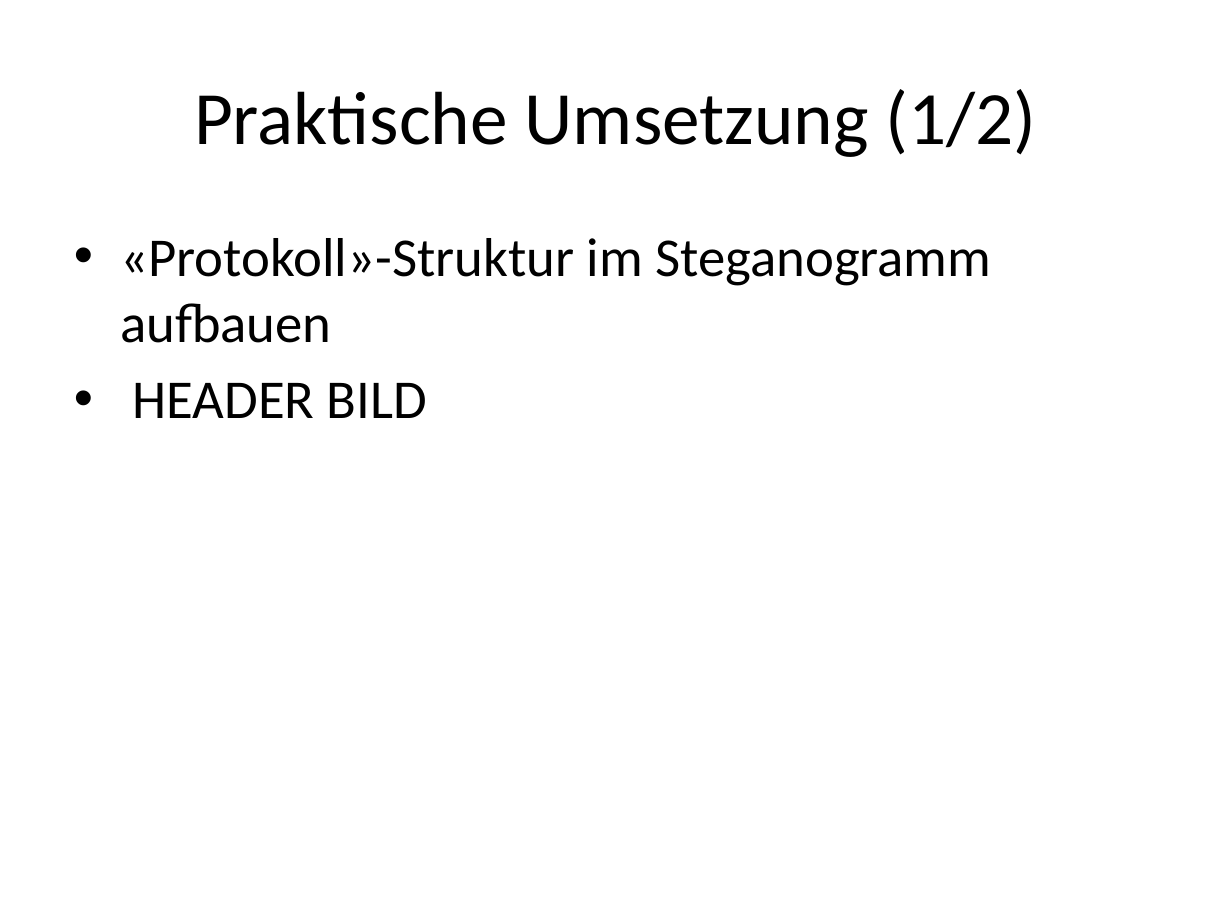
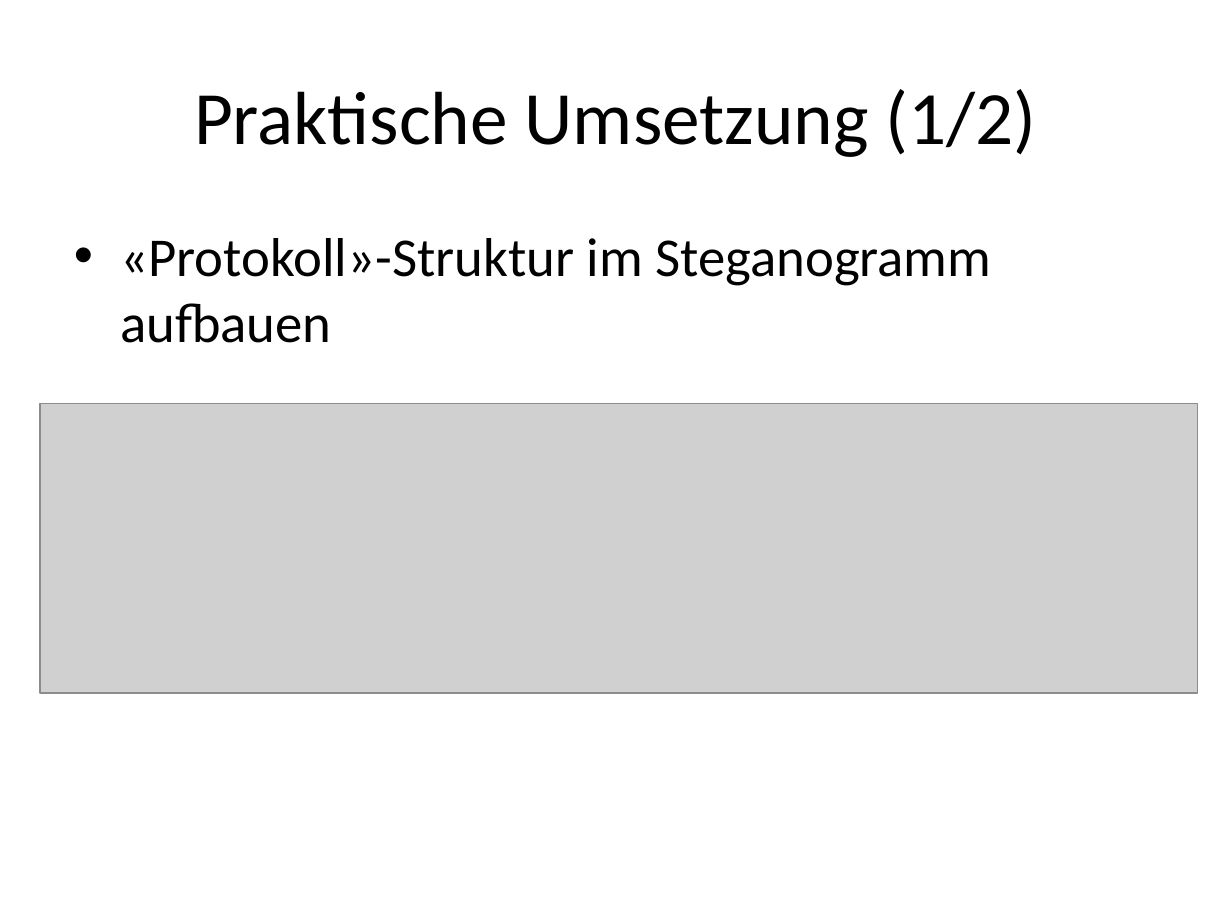
Before and after one commit to esterren/stegano, a slide deck: slide 5 of doc/Stegano-Praesentation.pptx. Drawn at 1232x924 pixels with LibreOffice and Linux fonts; fonts in the diff are those of the drawing; grey boxes stand for pictures. Boxes give left, top, right and bottom in pixels: in the first picture for what was removed or moved away, otherwise in the second. Text is boxed around its words. In the diff, an @@ line names an element or a change of style, - is before the commit and + after.

```diff
--- a/doc/Stegano-Praesentation.pptx
+++ b/doc/Stegano-Praesentation.pptx
@@ text at (x1=133, y1=383, x2=427, y2=418): paragraph removed @@
-• HEADER BILD
@@ picture added at (x1=41, y1=404, x2=1199, y2=694) @@
```
Also in this commit, not shown: 1 other slide changed, 1 slide added, 7 other files.
